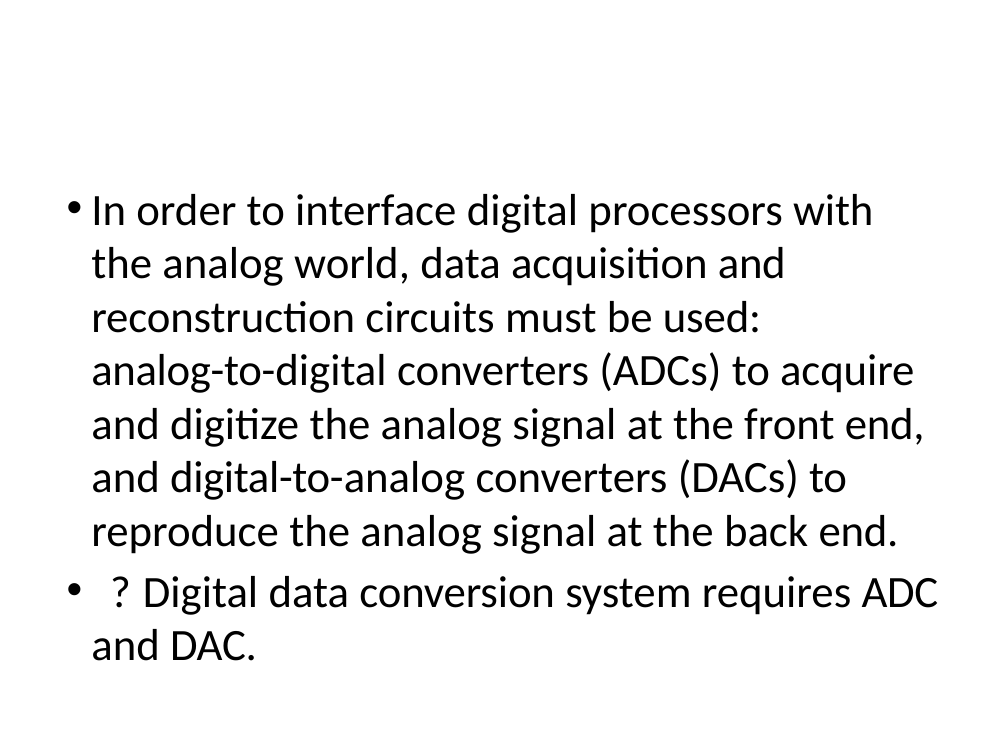
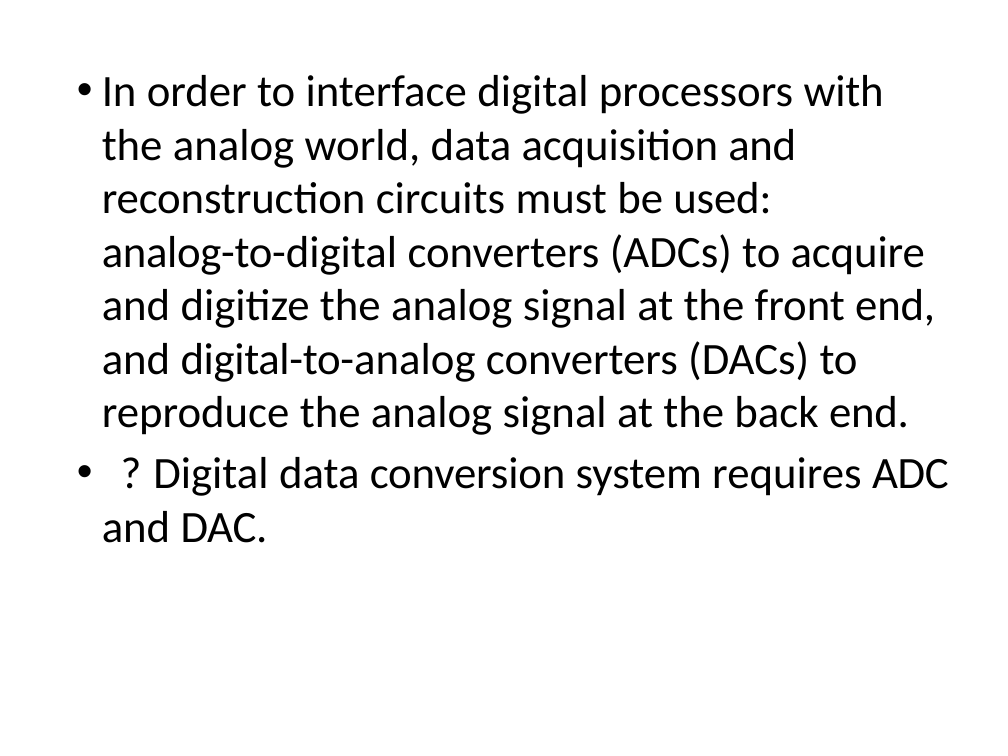
Before and after one commit to Syedshajib55/Computer-Interfacing, a slide deck: slide 3 of 3 Interfacing data conversion.pptx. Drawn at 1008x756 pixels with LibreOffice and Linux fonts; fonts in the diff are those of the drawing. Boxes give left, top, right and bottom in pixels: in the first picture for what was removed or moved away, otherwise in the second. Text is boxed around its words. In the diff, an @@ line names an element or a change of style, - is before the commit and + after.

```diff
--- a/3 Interfacing data conversion.pptx
+++ b/3 Interfacing data conversion.pptx
@@ text "In order to interface digital ...": place and size @@
-text "In order to interface digital ..." at [91,194,939,661]
+text "In order to interface digital ..." at [102,75,949,543]
```
Also in this commit, not shown: 12 other slides changed, 5 slides added, 2 other files.
